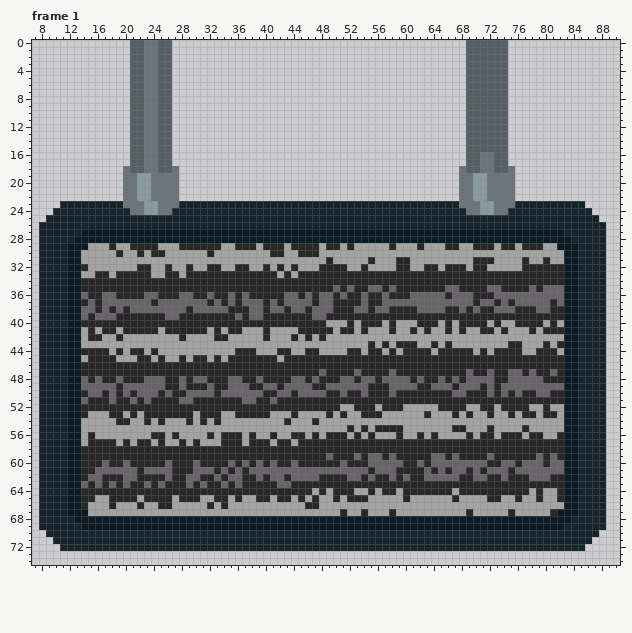
Two states of a pixel-art file, tv_static.ase. Above: the version before the commit.
96x96 pixels, 3 frames. Shown: frame 1: x 7..90, y 0..74. The commit also changed other frames, which this record leaves out.
New version:
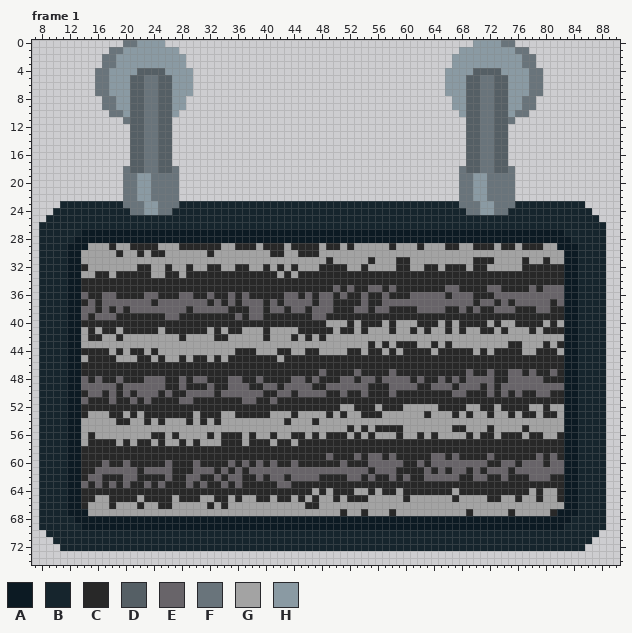
Palette (. is transparent): A #0c1a23  B #16252d  C #282828  D #555f65  E #686469  F #69747b  G #a3a3a3  H #8a9aa3
Difference:
layer "Layer 4" added
Frame 1, layers "Layer 1", "Layer 4":
y 0: x 20..26 .DDFFDD -> FFHHHH.; x 69..75 DDDDDD. -> .HHHHFF
y 1: x 18..27 ...DDFFDD. -> FFHHHHHHHH; x 68..77 .DDDDDD... -> HHHHHHHHFF
y 2..3: x 17..28 ....DDFFDD.. -> FFHHHHHHHHHH; x 67..78 ..DDDDDD.... -> HHHHHHHHHHFF
y 4: x 16..21 .....D -> FFHHHH; x 23..24 FF -> DD; x 26..29 D... -> HHHH; x 66..69 ...D -> HHHH; x 74..79 D..... -> HHHHFF
y 5..7: x 16..20 ..... -> FFHHH; x 27..29 ... -> HHH; x 66..68 ... -> HHH; x 71..72 DD -> FF; x 75..79 ..... -> HHHFF
y 8..9: x 17..20 .... -> FFHH; x 27..28 .. -> HH; x 67..68 .. -> HH; x 71..72 DD -> FF; x 75..78 .... -> HHFF
y 10: x 18..20 ... -> FFH; x 27 . -> H; x 68 . -> H; x 71..72 DD -> FF; x 75..77 ... -> HFF
y 11: x 20 . -> F; x 71..72 DD -> FF; x 75 . -> F
y 12..15: x 71..72 DD -> FF
Where, in picture pixels (left, top, right, bottom), the same in both pictures:
changed: (95, 40, 193, 124)
changed: (445, 40, 543, 152)
